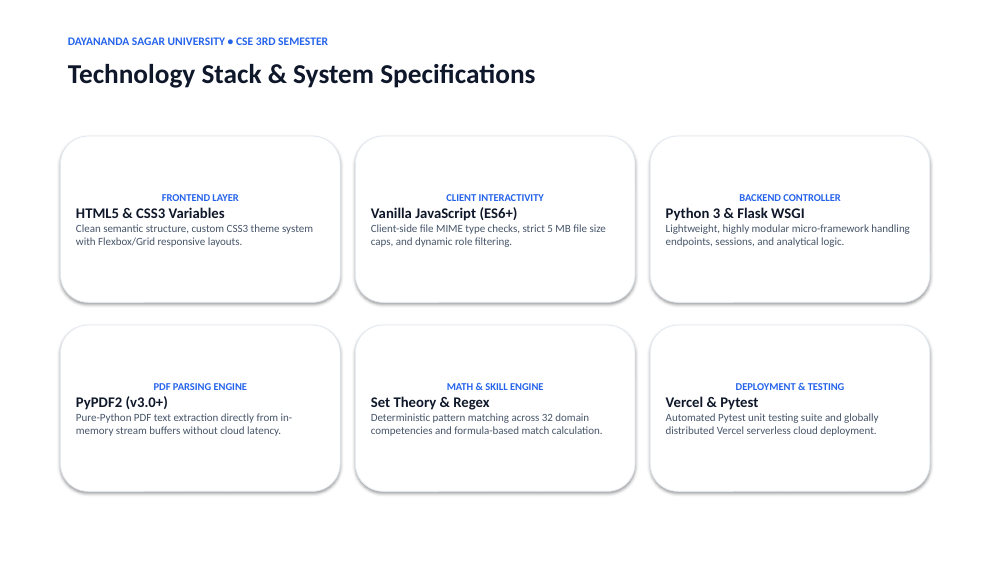
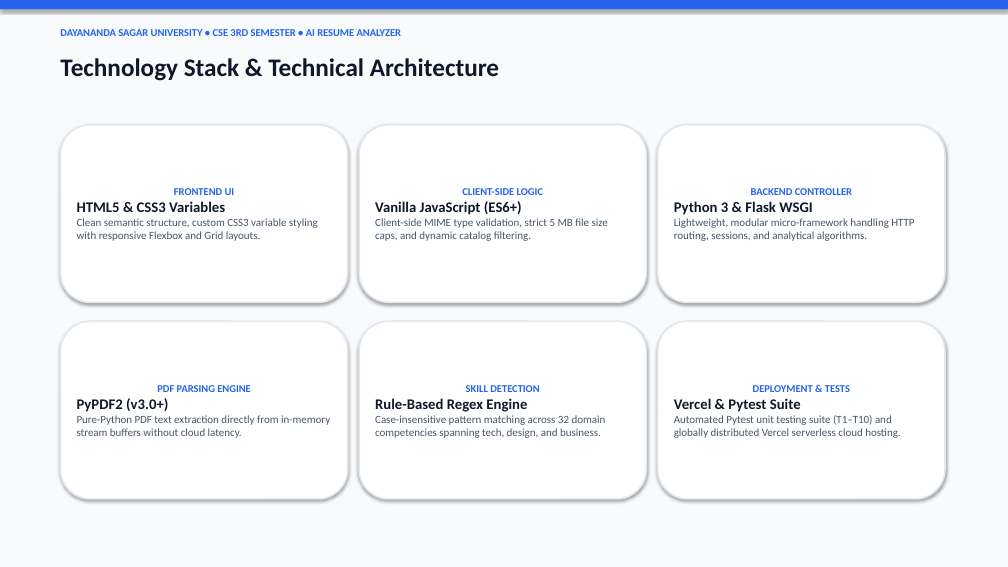
Before and after one commit to geetesh525-glitch/campus-ai-project-assistant, a slide deck: slide 4 of resume_analyzer_project/AI_Resume_Analyzer_Presentation.pptx. Drawn at 1008x567 pixels with LibreOffice and Linux fonts; fonts in the diff are those of the drawing. Boxes give left, top, right and bottom in pixels: in the first picture for what was removed or moved away, otherwise in the second. Text is boxed around its words. In the diff, an @@ line names an element or a change of style, - is before the commit and + after.

```diff
--- a/resume_analyzer_project/AI_Resume_Analyzer_Presentation.pptx
+++ b/resume_analyzer_project/AI_Resume_Analyzer_Presentation.pptx
@@ rectangle added at box(0, 0, 1008, 567), fill #F8FAFC @@
@@ rectangle added at box(0, 0, 1008, 9), fill #2563EB @@
@@ text at box(60, 29, 401, 36): text changed; size 11 to 10 pt @@
-DAYANANDA SAGAR UNIVERSITY • CSE 3RD SEMESTER
+DAYANANDA SAGAR UNIVERSITY • CSE 3RD SEMESTER • AI RESUME ANALYZER
@@ text at box(60, 58, 499, 81): text changed; size 26 to 24 pt @@
-Technology Stack & System Specifications
+Technology Stack & Technical Architecture
@@ rounded rectangle "FRONTEND UI": place and size @@
-rounded rectangle "FRONTEND UI" at box(60, 136, 340, 302)
+rounded rectangle "FRONTEND UI" at box(60, 125, 348, 302)
@@ rounded rectangle "CLIENT-SIDE LOGIC": place and size @@
-rounded rectangle "CLIENT-SIDE LOGIC" at box(355, 136, 635, 302)
+rounded rectangle "CLIENT-SIDE LOGIC" at box(359, 125, 647, 302)
@@ rounded rectangle "BACKEND CONTROLLER": place and size @@
-rounded rectangle "BACKEND CONTROLLER" at box(650, 136, 930, 302)
+rounded rectangle "BACKEND CONTROLLER" at box(658, 125, 945, 302)
@@ text in rounded rectangle at box(174, 188, 235, 195): text changed @@
-FRONTEND LAYER
+FRONTEND UI
@@ text in rounded rectangle at box(462, 188, 543, 195): text changed @@
-CLIENT INTERACTIVITY
+CLIENT-SIDE LOGIC
@@ text in rounded rectangle at box(77, 218, 318, 241): text changed @@
-Clean semantic structure, custom CSS3 theme system with Flexbox/Grid responsive layouts.
+Clean semantic structure, custom CSS3 variable styling with responsive Flexbox and Grid layouts.
@@ text in rounded rectangle at box(375, 218, 608, 241): text changed @@
-Client-side file MIME type checks, strict 5 MB file size caps, and dynamic role filtering.
+Client-side MIME type validation, strict 5 MB file size caps, and dynamic catalog filtering.
@@ text in rounded rectangle at box(674, 218, 914, 241): text changed @@
-Lightweight, highly modular micro-framework handling endpoints, sessions, and analytical logic.
+Lightweight, modular micro-framework handling HTTP routing, sessions, and analytical algorithms.
@@ rounded rectangle "PDF PARSING ENGINE": place and size @@
-rounded rectangle "PDF PARSING ENGINE" at box(60, 325, 340, 492)
+rounded rectangle "PDF PARSING ENGINE" at box(60, 321, 348, 499)
@@ outline #E2E8F0 0.75 pt to #E2E8F0 1.5 pt in 6 elements at box(60, 321, 348, 499), box(658, 125, 945, 302), box(359, 125, 647, 302), box(658, 321, 945, 499), box(60, 125, 348, 302), box(359, 321, 647, 499) @@
@@ rounded rectangle "SKILL DETECTION": place and size @@
-rounded rectangle "SKILL DETECTION" at box(355, 325, 635, 492)
+rounded rectangle "SKILL DETECTION" at box(359, 321, 647, 499)
@@ rounded rectangle "DEPLOYMENT & TESTS": place and size @@
-rounded rectangle "DEPLOYMENT & TESTS" at box(650, 325, 930, 492)
+rounded rectangle "DEPLOYMENT & TESTS" at box(658, 321, 945, 499)
@@ text in rounded rectangle at box(375, 385, 606, 438): text changed @@
-MATH & SKILL ENGINE
-Set Theory & Regex
-Deterministic pattern matching across 32 domain competencies and formula-based match calculation.
+SKILL DETECTION
+Rule-Based Regex Engine
+Case-insensitive pattern matching across 32 domain competencies spanning tech, design, and business.
@@ text in rounded rectangle at box(674, 385, 900, 438): text changed @@
-DEPLOYMENT & TESTING
-Vercel & Pytest
-Automated Pytest unit testing suite and globally distributed Vercel serverless cloud deployment.
+DEPLOYMENT & TESTS
+Vercel & Pytest Suite
+Automated Pytest unit testing suite (T1–T10) and globally distributed Vercel serverless cloud hosting.
```
Also in this commit, not shown: 9 other slides changed, 9 other files.
